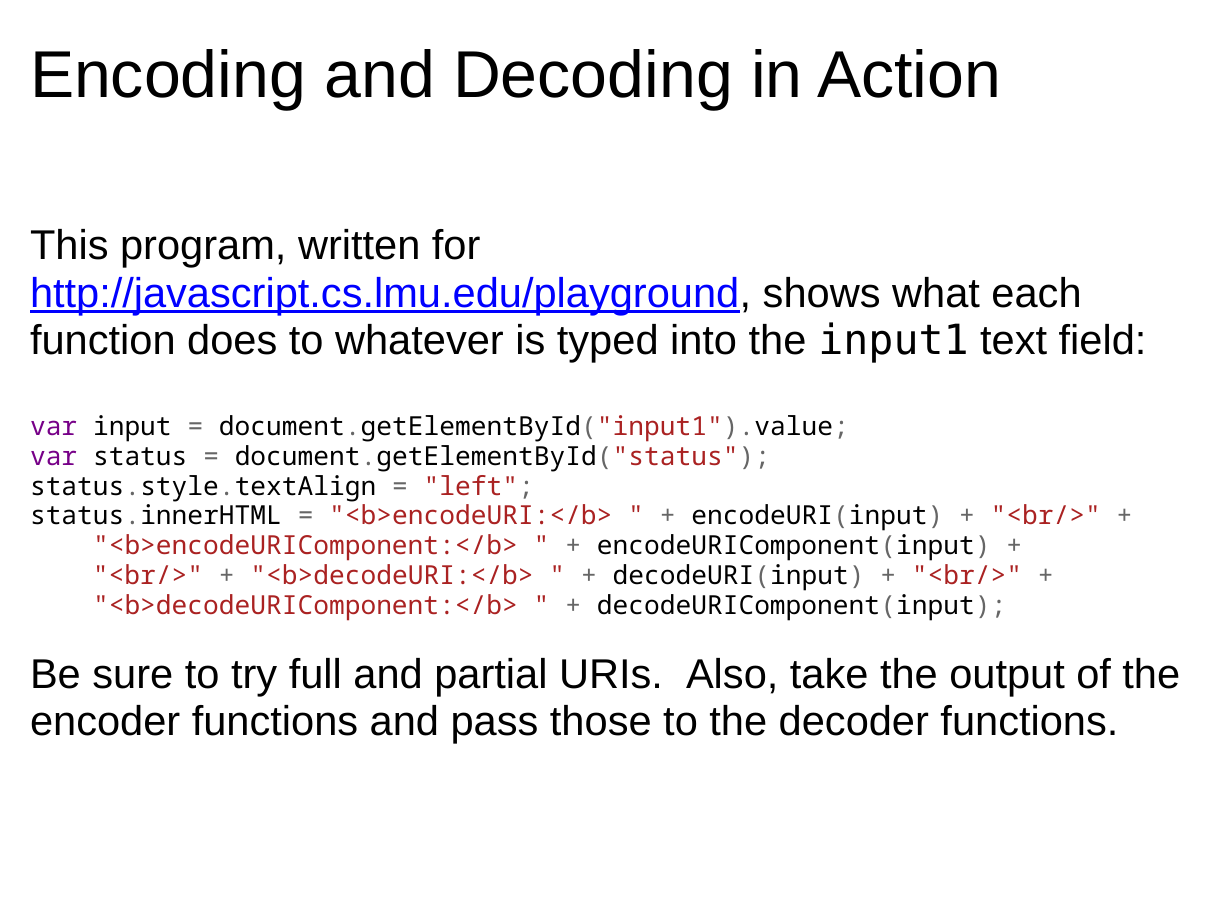
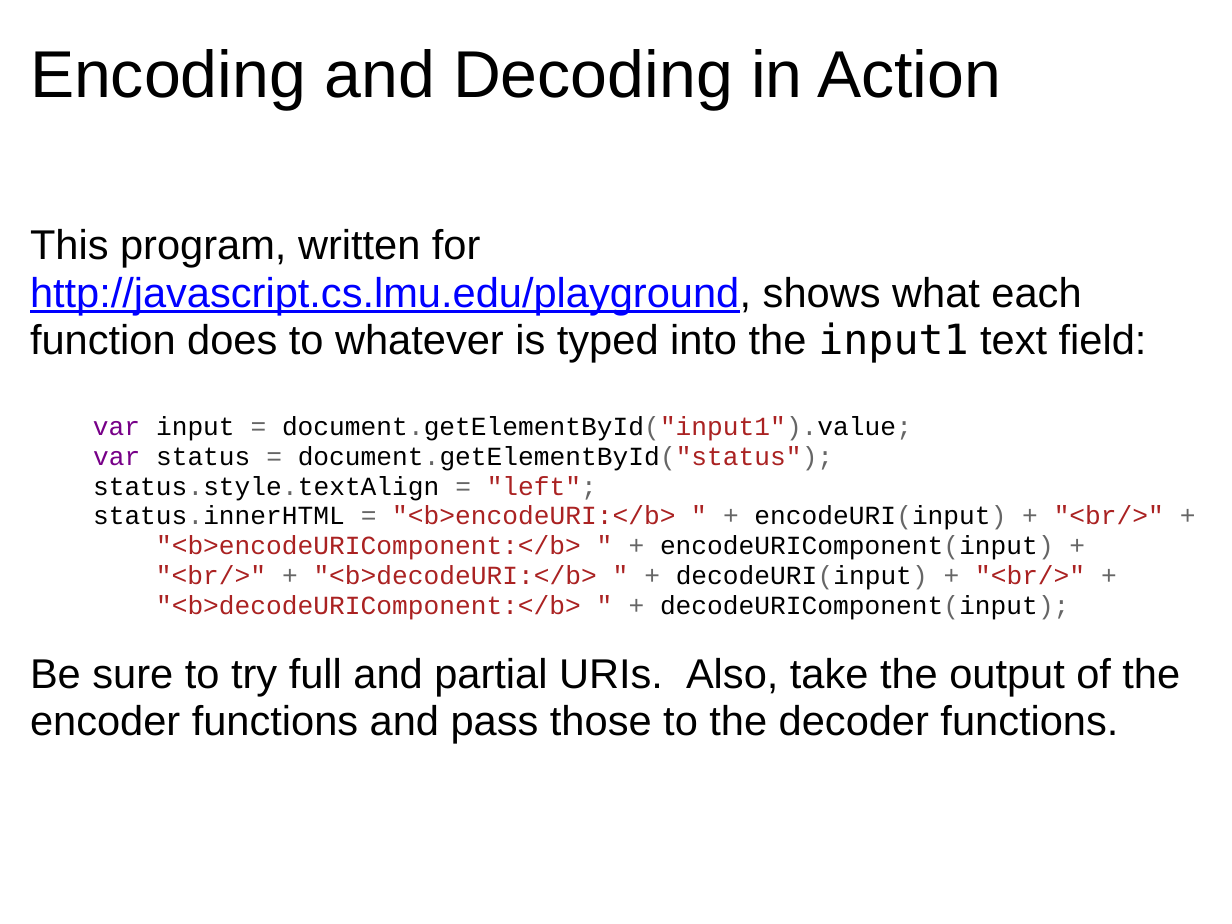
Before and after one commit to dondi/javascript-book, a slide deck: slide 40 of presentations/Chapter_8_Presentation.ppt. Drawn at 1232x924 pixels with LibreOffice and Linux fonts; fonts in the diff are those of the drawing; background and template pictures are left out. Boxes give left, top, right and bottom in pixels: in the first picture for what was removed or moved away, otherwise in the second. Text is boxed around its words. In the diff, an @@ line names an element or a change of style, - is before the commit and + after.

```diff
--- a/presentations/Chapter_8_Presentation.ppt
+++ b/presentations/Chapter_8_Presentation.ppt
@@ text at bbox=[93, 417, 1164, 620]: font Noto Sans Mono to Courier New in "var input = document.getElementById("input1").value; var sta ...", ""<br/>" + "<b>decodeURI:</b> " + decodeURI(input) + ..." @@
```
Also in this commit, not shown: 19 other slides changed.
